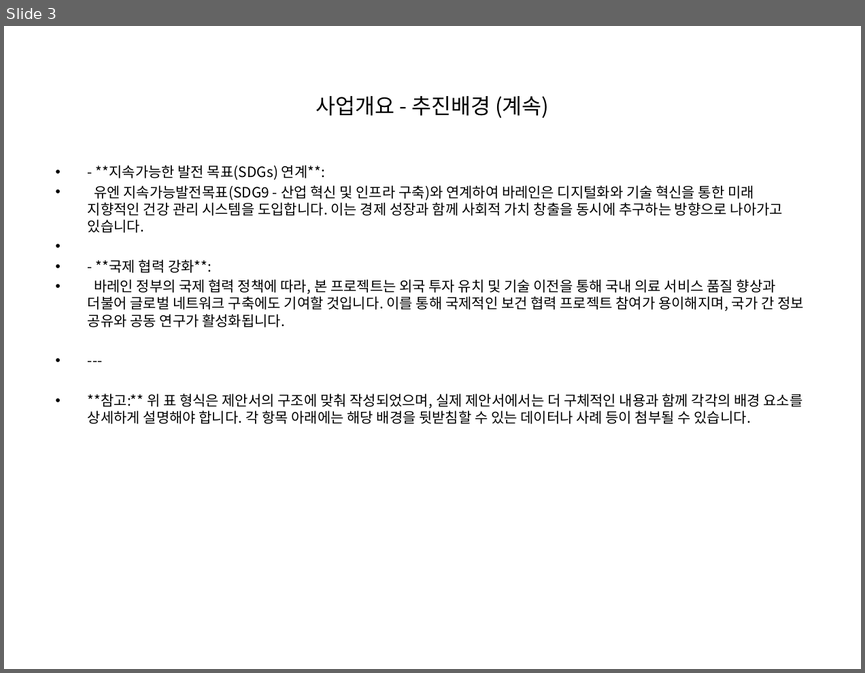
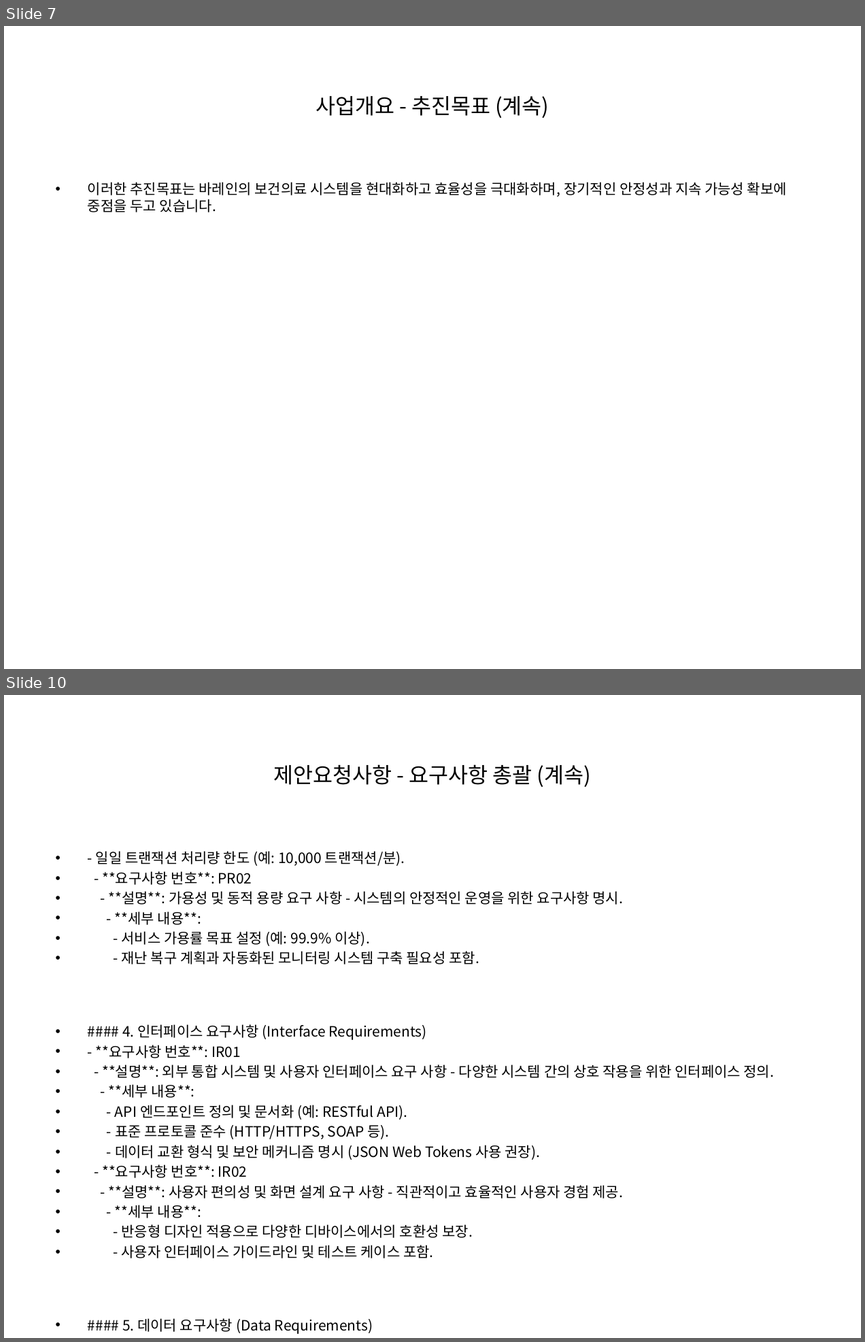
Before and after one commit to anskong/llm_mission, a slide deck: generated_ppt.pptx. Shown one above the other, each under a label of ours: slide 3 before the commit, slides 7 and 10 after it; the slides between them are not shown. The pictures are 865x673 and 865x1342 pixels, drawn with LibreOffice and Linux fonts; fonts in the diff are those of the drawing. Boxes give left, top, right and bottom in pixels: in the first picture for what was removed or moved away, otherwise in the second. Text is boxed around its words. In the diff, an @@ line names an element or a change of style, - is before the commit and + after.

```diff
--- a/generated_ppt.pptx
+++ b/generated_ppt.pptx
@@ slide 10 added at (4,695,861,1338), background #FFFFFF @@
@@ title added at (274,764,591,787), 18 pt, text #000000 @@
+제안요청사항 - 요구사항 총괄 (계속)
@@ text added at (96,851,774,1258), 12 pt, text #000000 @@
+• - 일일 트랜잭션 처리량 한도 (예: 10,000 트랜잭션/분).
+• - **요구사항 번호**: PR02
+• - **설명**: 가용성 및 동적 용량 요구 사항 - 시스템의 안정적인 운영을 위한 요구사항 명시.
+• - **세부 내용**:
+• - 서비스 가용률 목표 설정 (예: 99.9% 이상).
+• - 재난 복구 계획과 자동화된 모니터링 시스템 구축 필요성 포함.
+• #### 4. 인터페이스 요구사항 (Interface Requirements)
+• - **요구사항 번호**: IR01
+• - **설명**: 외부 통합 시스템 및 사용자 인터페이스 요구 사항 - 다양한 시스템 간의 상호 작용을 위한 인터페이스 정의.
+• - **세부 내용**:
+• - API 엔드포인트 정의 및 문서화 (예: RESTful API).
+• - 표준 프로토콜 준수 (HTTP/HTTPS, SOAP 등).
+• - 데이터 교환 형식 및 보안 메커니즘 명시 (JSON Web Tokens 사용 권장).
+• - **요구사항 번호**: IR02
+• - **설명**: 사용자 편의성 및 화면 설계 요구 사항 - 직관적이고 효율적인 사용자 경험 제공.
+• - **세부 내용**:
+• - 반응형 디자인 적용으로 다양한 디바이스에서의 호환성 보장.
+• - 사용자 인터페이스 가이드라인 및 테스트 케이스 포함.
+• #### 5. 데이터 요구사항 (Data Requirements)
+• - **요구사항 번호**: DR01
@@ what was slide 3 is now slide 7 @@
@@ slide 7 changed as well @@
@@ title at (315,96,549,118): text changed @@
-사업개요 - 추진배경 (계속)
+사업개요 - 추진목표 (계속)
@@ text at (88,182,787,212): text changed @@
-• - **지속가능한 발전 목표(SDGs) 연계**:
-• 유엔 지속가능발전목표(SDG9 - 산업 혁신 및 인프라 구축)와 연계하여 바레인은 디지털화와 기술 혁신을 통한 미래 지향적인 건강 관리 시스템을 도입합니다. 이는 경제 성장과 함께 사회적 가치 창출을 동시에 추구하는 방향으로 나아가고 있습니다.
-• - **국제 협력 강화**:
-• 바레인 정부의 국제 협력 정책에 따라, 본 프로젝트는 외국 투자 유치 및 기술 이전을 통해 국내 의료 서비스 품질 향상과 더불어 글로벌 네트워크 구축에도 기여할 것입니다. 이를 통해 국제적인 보건 협력 프로젝트 참여가 용이해지며, 국가 간 정보 공유와 공동 연구가 활성화됩니다.
-• ---
-• **참고:** 위 표 형식은 제안서의 구조에 맞춰 작성되었으며, 실제 제안서에서는 더 구체적인 내용과 함께 각각의 배경 요소를 상세하게 설명해야 합니다. 각 항목 아래에는 해당 배경을 뒷받침할 수 있는 데이터나 사례 등이 첨부될 수 있습니다.
+• 이러한 추진목표는 바레인의 보건의료 시스템을 현대화하고 효율성을 극대화하며, 장기적인 안정성과 지속 가능성 확보에 중점을 두고 있습니다.
```
Also in this commit, not shown: 2 other slides changed, 18 other slides added, 1 other file.
